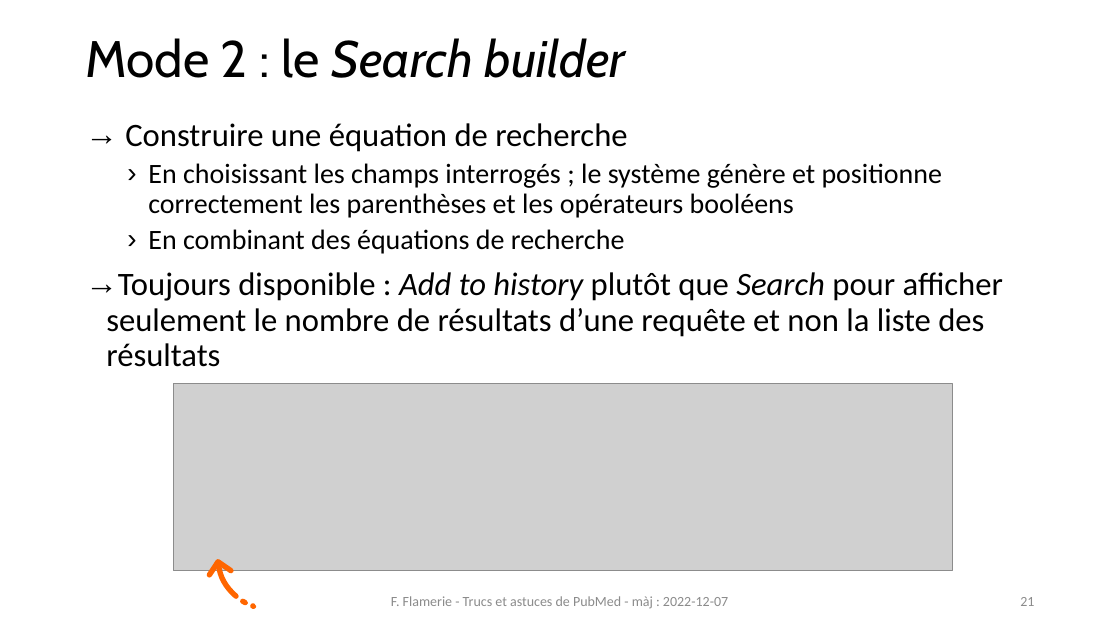
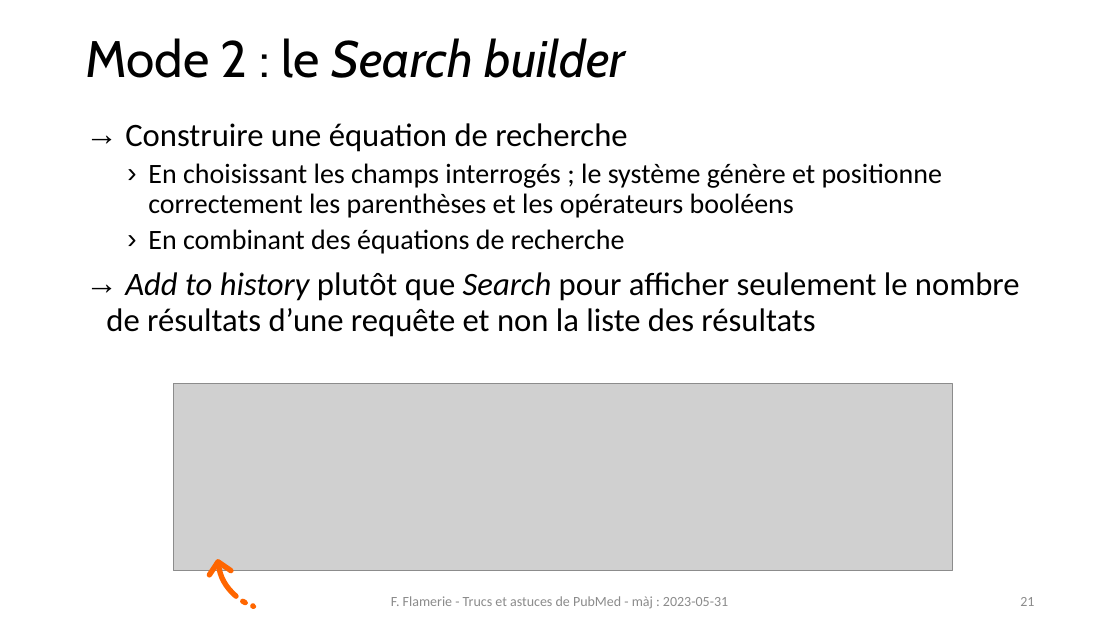
Before and after one commit to fflamerie/formbiblio, a slide deck: slide 21 of docs/module1-2_pubmed.pptx. Drawn at 1120x630 pixels with LibreOffice and Linux fonts; fonts in the diff are those of the drawing; grey boxes stand for pictures. Boxes give left, top, right and bottom in pixels: in the first picture for what was removed or moved away, otherwise in the second. Text is boxed around its words. In the diff, an @@ line names an element or a change of style, - is before the commit and + after.

```diff
--- a/docs/module1-2_pubmed.pptx
+++ b/docs/module1-2_pubmed.pptx
@@ text at <box>106,272,1020,337</box>: text changed @@
-→ Toujours disponible : Add to history plutôt que Search pour afficher seulement le nombre de résultats d’une requête et non la liste des résultats
+→ Add to history plutôt que Search pour afficher seulement le nombre de résultats d’une requête et non la liste des résultats
@@ text at <box>391,596,728,608</box>: text changed @@
-F. Flamerie - Trucs et astuces de PubMed - màj : 2022-12-07
+F. Flamerie - Trucs et astuces de PubMed - màj : 2023-05-31
```
Also in this commit, not shown: 34 other slides changed, 3 slides added, 7 other files.
